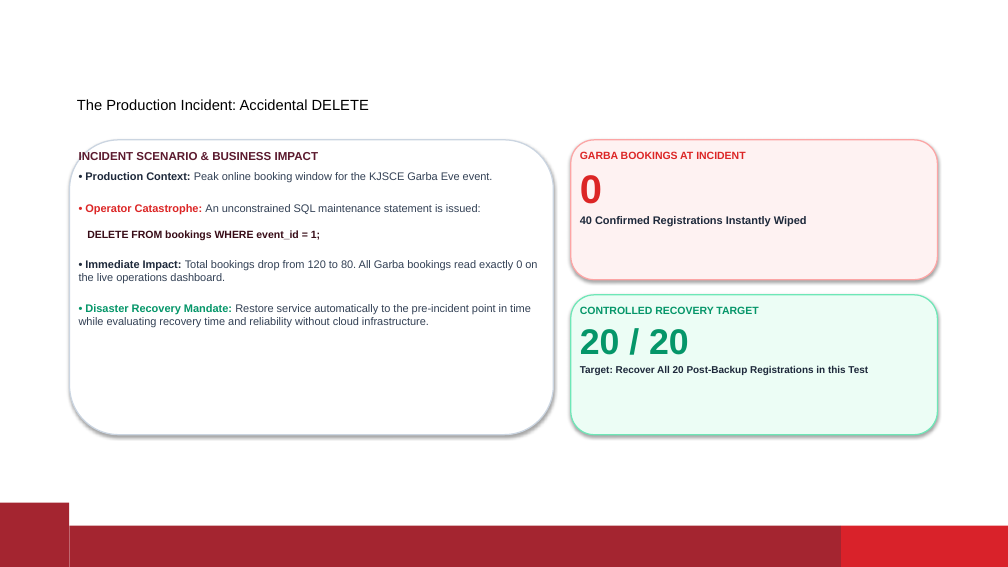
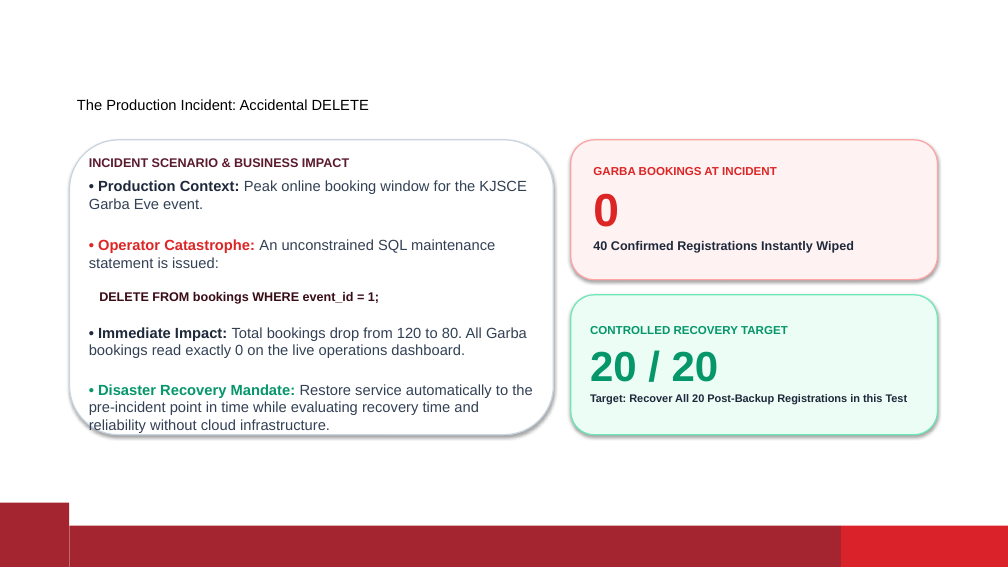
Before and after one commit to Aaryan-Sharma-5/devops_ia, a slide deck: slide 2 of docs/pgbackrest_ia_presentation.pptx. Drawn at 1008x567 pixels with LibreOffice and Linux fonts; fonts in the diff are those of the drawing; background and template pictures are left out. Boxes give left, top, right and bottom in pixels: in the first picture for what was removed or moved away, otherwise in the second. Text is boxed around its words. In the diff, an @@ line names an element or a change of style, - is before the commit and + after.

```diff
--- a/docs/pgbackrest_ia_presentation.pptx
+++ b/docs/pgbackrest_ia_presentation.pptx
@@ text "INCIDENT SCENARIO & BUSINESS IMPACT": place and size @@
-text "INCIDENT SCENARIO & BUSINESS IMPACT" at [79,151,537,328]
+text "INCIDENT SCENARIO & BUSINESS IMPACT" at [89,158,532,433]
@@ text "INCIDENT SCENARIO & BUSINESS IMPACT" at [89,158,532,433]: size 11 to 12 pt in "INCIDENT SCENARIO & BUSINESS IMPACT"; size 10.5 to 14 pt in "• Production Context: Peak online booking window ...", "• Operator Catastrophe: An unconstrained SQL maintenance ...", "• Immediate Impact: Total bookings drop from ...", "• Disaster Recovery Mandate: Restore service automatically ..."; size 10 to 12 pt in "DELETE FROM bookings WHERE event_id = 1;" @@
@@ text "GARBA BOOKINGS AT INCIDENT": place and size @@
-text "GARBA BOOKINGS AT INCIDENT" at [580,151,807,227]
+text "GARBA BOOKINGS AT INCIDENT" at [593,167,854,253]
@@ text "GARBA BOOKINGS AT INCIDENT" at [593,167,854,253]: size 10 to 11 pt in "GARBA BOOKINGS AT INCIDENT"; size 38 to 44 pt in "0"; size 10.5 to 12 pt in "40 Confirmed Registrations Instantly Wiped" @@
@@ text "CONTROLLED RECOVERY TARGET": place and size @@
-text "CONTROLLED RECOVERY TARGET" at [580,306,868,375]
+text "CONTROLLED RECOVERY TARGET" at [590,326,908,405]
@@ text "CONTROLLED RECOVERY TARGET" at [590,326,908,405]: size 10 to 11 pt in "CONTROLLED RECOVERY TARGET"; size 34 to 40 pt in "20 / 20"; size 9.5 to 10.5 pt in "Target: Recover All 20 Post-Backup Registrations in ..." @@
```
Also in this commit, not shown: 11 other slides changed, 13 other files.
